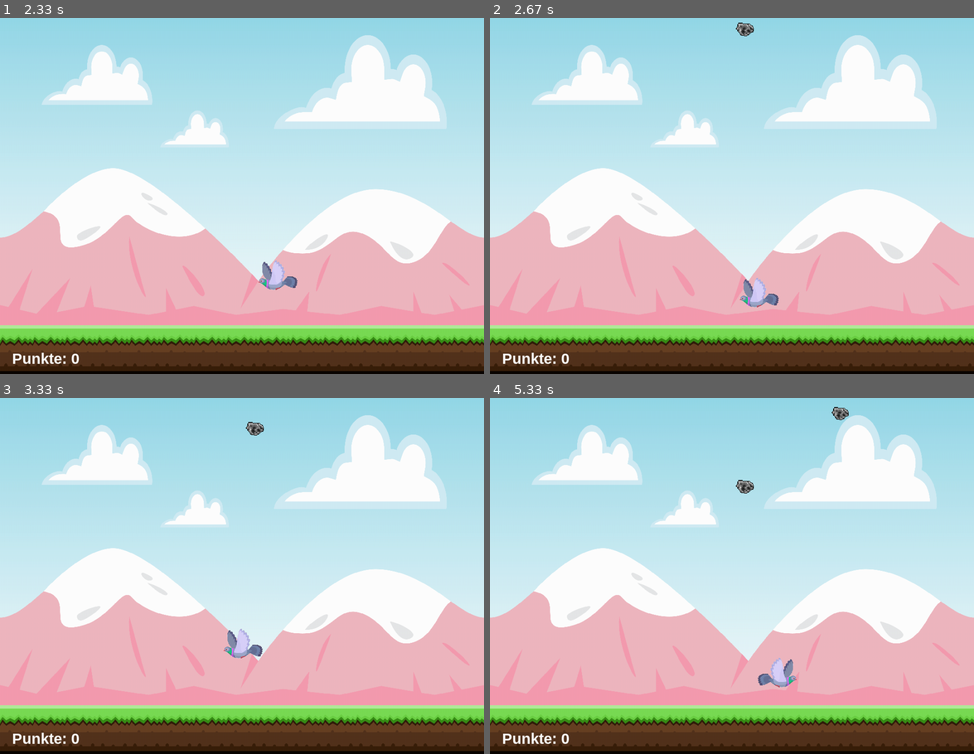
Above: before the commit, frames 1-4 (two rows, left to right).
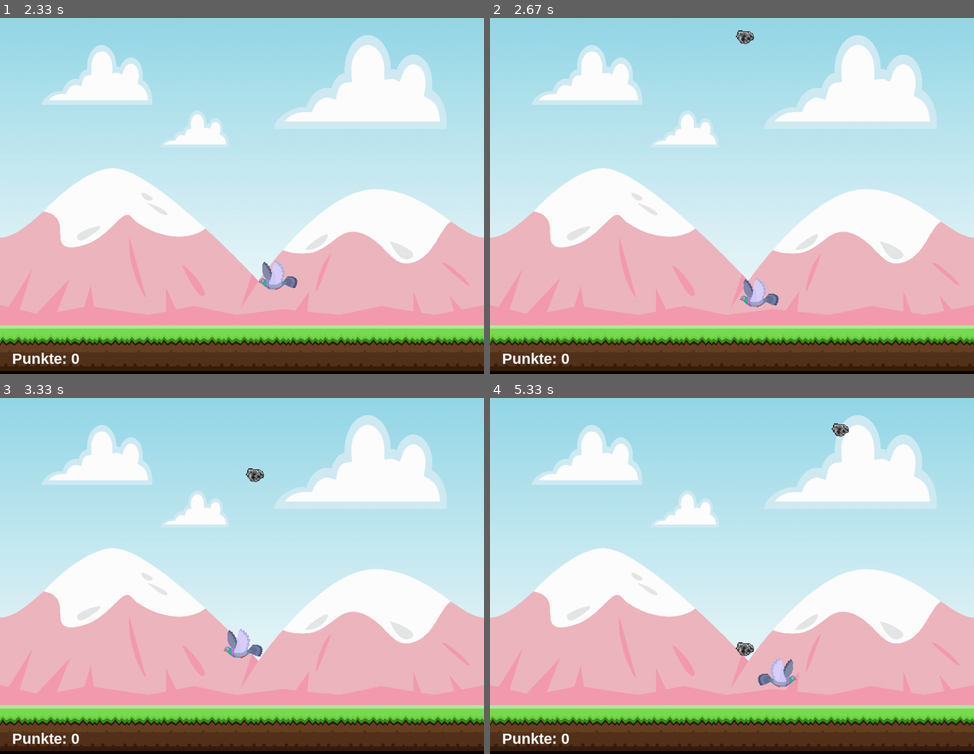
Above: after the commit, the same moments.

Repository: JanKrb/pygame-rocks
Game: pygame game, started from main.py
The game is run twice, just before and just after one commit, with the same random seed, the same clock (stepped at 60 frames per second) and the same inputs.
Inputs:
- Up to frame 1 (2.33 s): hold Right 0.33-0.8 s; hold Up 0.83-1.13 s; hold Right 1.17-1.63 s; hold Left 1.67-2.2 s; hold Down from 2.23 s (still down)
- Up to frame 2 (2.67 s): release Down at 2.53 s; hold Left from 2.57 s (still down)
- Up to frame 3 (3.33 s): release Left at 2.97 s; hold Up from 3 s (still down)
- Up to frame 4 (5.33 s): release Up at 3.37 s; hold Right 3.4-4.03 s; hold Down 4.07-4.43 s; hold Left 4.47-4.93 s; hold Right from 4.97 s (still down)

Frame 1 is identical in both runs. In frame 2, 0.2% of the frame differs, in the area x 50-55%, y 1-8%; in frame 3, 0.2%; in frame 4, 0.4%, in the area x 50-75%, y 2-73%.

Commit message:
speed up

Diff:
--- a/main.py
+++ b/main.py
@@ -223,7 +223,7 @@
         self.points = 0
 
         self.stones_on_screen = Settings.stone_count_start
-        self.stone_speed = 10
+        self.stone_speed = 25
         self.stone_spawn_cooldown_initial = 150
         self.stone_spawn_cooldown = self.stone_spawn_cooldown_initial
         self.stone_spawn_cooldown_min = 20
